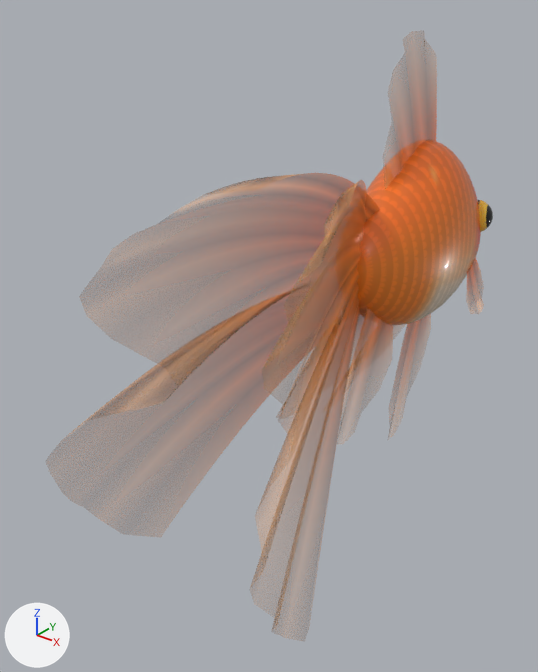
The glTF model godot/art/fish.glb: old version first, new version second.
Both versions are drawn from a 50 mm lens placed at (0.0714, -0.1384, 0.0504), pointed at (-0.0094, -0.0375, -0.0122). The axes (+X, +Y, +Z) are drawn at lower left. The lights are the same throughout. The first picture is the older version.

Script lines for the objects in view, before the commit:
```python
me_fish = bpy.data.meshes.new('Fish')
me_fish.from_pydata(...)  # 6905 vertices, 13054 faces; spans x -0.0239..0.0241, y -0.0811..0.0305, z -0.0506..0.0411
# faces by material slot: [3886, 3216, 5952]
me_fish.materials.append(mat_fishbody)
me_fish.materials.append(mat_fishfin)
me_fish.materials.append(mat_fisheye)
ob_fish = bpy.data.objects.new('Fish', me_fish)
ob_fish.location = (0.0, 0.0, 0.0)
```
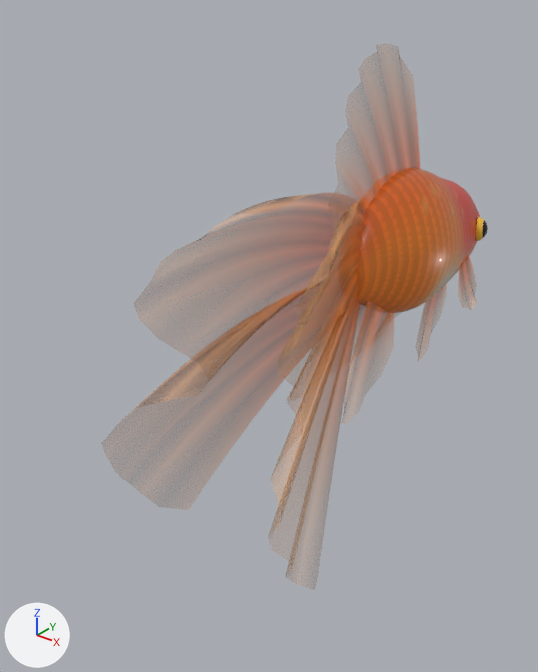
Commit message: Trace the fish's body from Tortellini's photo

Changed parts and their boxes (x1, y1, x2, y2) in the pictures (538 x 672 px; the box of a moved part takes in the faces that stretch with it):
```json
{"object": "Fish", "change": "reshaped", "before": [151, 64, 493, 503], "after": [188, 82, 488, 471], "on screen": "12% narrower, 11% shorter"}
{"part": 1, "of": "me_fish", "change": "moved or reshaped", "before": [467, 257, 481, 302], "after": [458, 255, 474, 297]}
{"part": 2, "of": "me_fish", "change": "moved or reshaped", "before": [479, 200, 488, 232], "after": [476, 217, 484, 241]}
{"part": 3, "of": "me_fish", "change": "moved or reshaped", "before": [486, 204, 493, 228], "after": [483, 220, 488, 238]}
{"part": 4, "of": "me_fish", "change": "rebuilt", "before": [388, 64, 437, 185], "after": [339, 82, 420, 232]}
{"part": 5, "of": "me_fish", "change": "rebuilt", "before": [349, 308, 393, 398], "after": [353, 301, 394, 381], "on screen": "7% narrower, 11% shorter"}
{"part": 6, "of": "me_fish", "change": "rebuilt", "before": [300, 314, 365, 380], "after": [307, 304, 366, 364], "on screen": "9% narrower, 9% shorter"}
{"part": 7, "of": "me_fish", "change": "added", "after": [420, 284, 447, 336], "on screen": "beige"}
{"part": 8, "of": "me_fish", "change": "moved or reshaped", "before": [151, 140, 481, 490], "after": [188, 168, 480, 459]}
```

Scene script edits in JSON lines:
```json
{"block": "me_fish", "where": "# used by ob_fish; location = (0.0, 0.0, 0.0)"}
{"op": "remove", "block": "me_fish", "code": "me_fish.from_pydata(...)  # 6905 vertices, 13054 faces; spans x -0.0239..0.0241, y -0.0811..0.0305, z -0.0506..0.0411"}
{"op": "add", "block": "me_fish", "code": "me_fish.from_pydata(...)  # 6869 vertices, 12990 faces; spans x -0.0201..0.0202, y -0.0722..0.0305, z -0.0461..0.0395"}
{"block": "me_fish", "change": "me_fish part 1: the loose piece of 63 vertices spanning x 0.0087..0.0171, y -0.0014..0.0134, z -0.0134..-0.0061 is multiplied about its middle by the matrix ((1.072, 0.032, 0.025), (0.052, 1.003, 0.048), (-0.138, -0.12, 1.036)), then moved by (-0.0018, 0.0, 0.0004)"}
{"block": "me_fish", "change": "me_fish part 2: the loose piece of 241 vertices spanning x 0.0068..0.0106, y 0.0119..0.0187, z -0.0012..0.0059 is scaled about its middle by 0.778, then moved by (-0.0017, 0.0035, -0.0041)"}
{"block": "me_fish", "change": "me_fish part 3: the loose piece of 241 vertices spanning x 0.0087..0.0107, y 0.0133..0.0183, z 0.0..0.0051 is scaled about its middle by 0.778, then moved by (-0.0019, 0.0034, -0.0041)"}
{"block": "me_fish", "change": "me_fish part 4: the loose piece of 221 vertices spanning x -0.0008..0.001, y -0.0255..0.0068, z 0.0018..0.0411 is rebuilt with 221 vertices and now spans x -0.0008..0.001, y -0.0316..0.001, z 0.0025..0.0395"}
{"block": "me_fish", "change": "me_fish part 5: the loose piece of 117 vertices spanning x 0.0021..0.0074, y -0.0376..-0.0096, z -0.0311..-0.0075 is rebuilt with 117 vertices and now spans x 0.0021..0.0068, y -0.0351..-0.0094, z -0.0278..-0.0064"}
{"block": "me_fish", "change": "me_fish part 6: the loose piece of 117 vertices spanning x -0.0077..-0.0021, y -0.0375..-0.0096, z -0.0311..-0.0075 is rebuilt with 117 vertices and now spans x -0.0071..-0.0021, y -0.0351..-0.0094, z -0.0278..-0.0064"}
{"block": "me_fish", "change": "me_fish part 7: a new loose piece of 99 vertices spanning x 0.0025..0.0065, y -0.0049..0.0135, z -0.0266..-0.0118, in mat_fishfin"}
{"block": "me_fish", "change": "me_fish part 8: 4 vertices moved within x -0.0063..0.0063, y 0.0179..0.0183, z 0.0009; 4667 vertices removed from x -0.0239..0.0241, y -0.0811..0.03, z -0.0506..0.0199; 4433 vertices added at x -0.0201..0.0202, y -0.0722..0.03, z -0.0461..0.0155"}
{"block": "me_fish", "change": "other edits to the shape of me_fish do not show in these pictures"}
```
